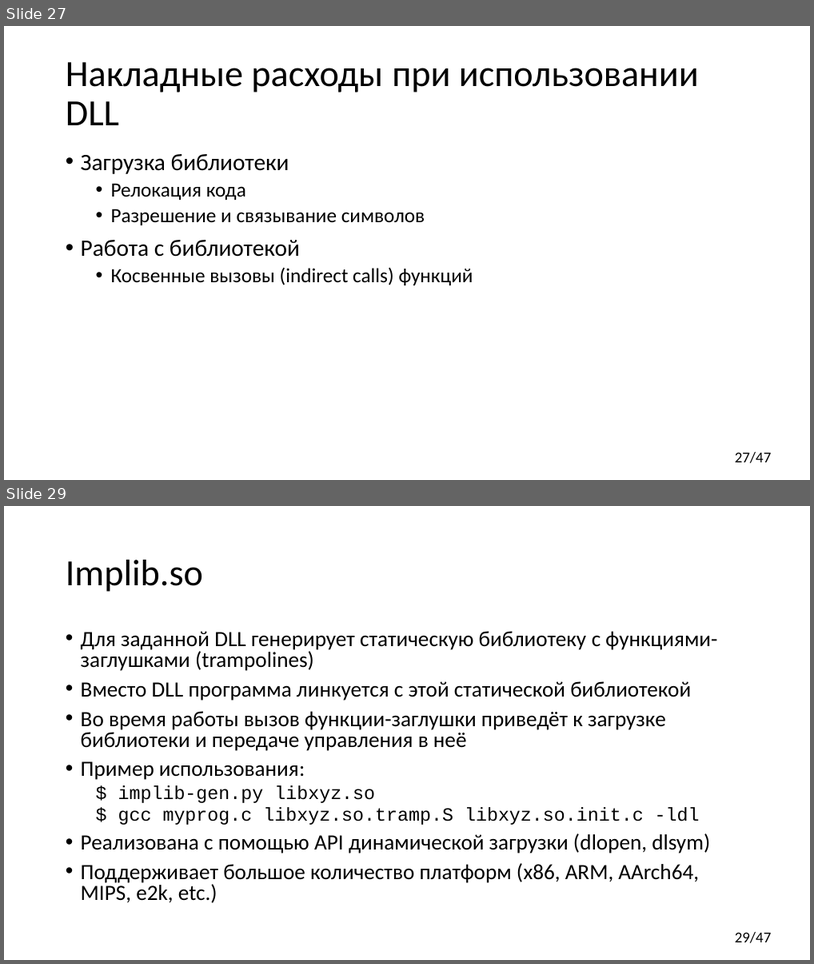
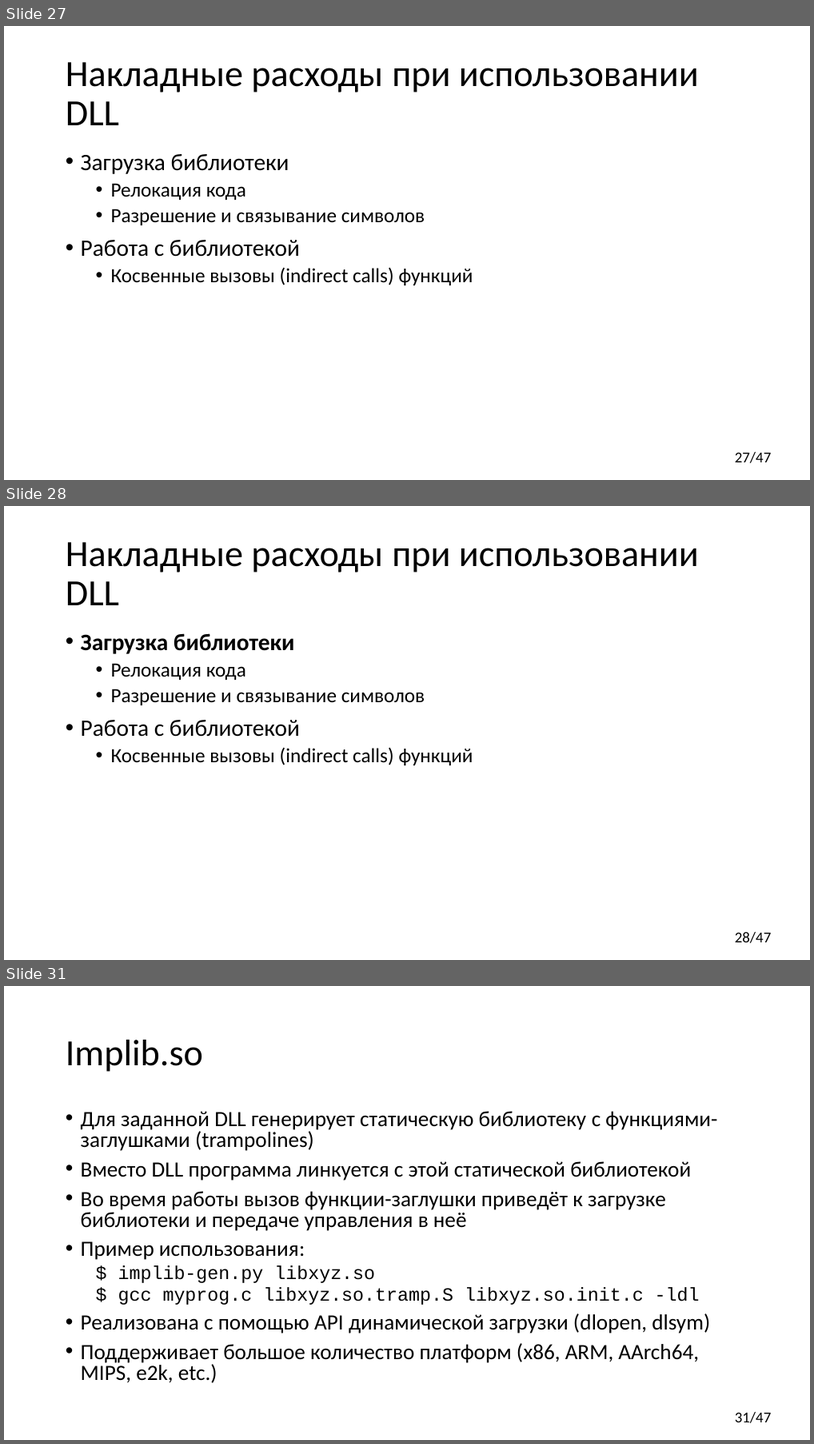
Before and after one commit to yugr/CppRussia, a slide deck: 2024/RU.pptx. Shown one above the other, each under a label of ours: slides 27 and 29 before the commit, slides 27, 28 and 31 after it; the slides between them are not shown. The pictures are 814x964 and 814x1444 pixels, drawn with LibreOffice and Linux fonts; fonts in the diff are those of the drawing. Boxes give left, top, right and bottom in pixels: in the first picture for what was removed or moved away, otherwise in the second. Text is boxed around its words. In the diff, an @@ line names an element or a change of style, - is before the commit and + after.

```diff
--- a/2024/RU.pptx
+++ b/2024/RU.pptx
@@ slide 28 added at [4,506,810,960], background #FFFFFF; not listed: 1 template element that a slide beside it also shows @@
@@ title added at [66,542,699,605], 44 pt, text #000000 @@
+Накладные расходы при использовании DLL
@@ text added at [81,633,474,765], 24 pt, text #000000 @@
+• Загрузка библиотеки
+  • Релокация кода
+  • Разрешение и связывание символов
+• Работа с библиотекой
+  • Косвенные вызовы (indirect calls) функций
@@ what was slide 29 is now slide 31 @@
@@ page number at [735,1412,772,1423]: text changed @@
-29/47
+31/47
```
Also in this commit, not shown: 2 slides changed, 1 other slide added.
